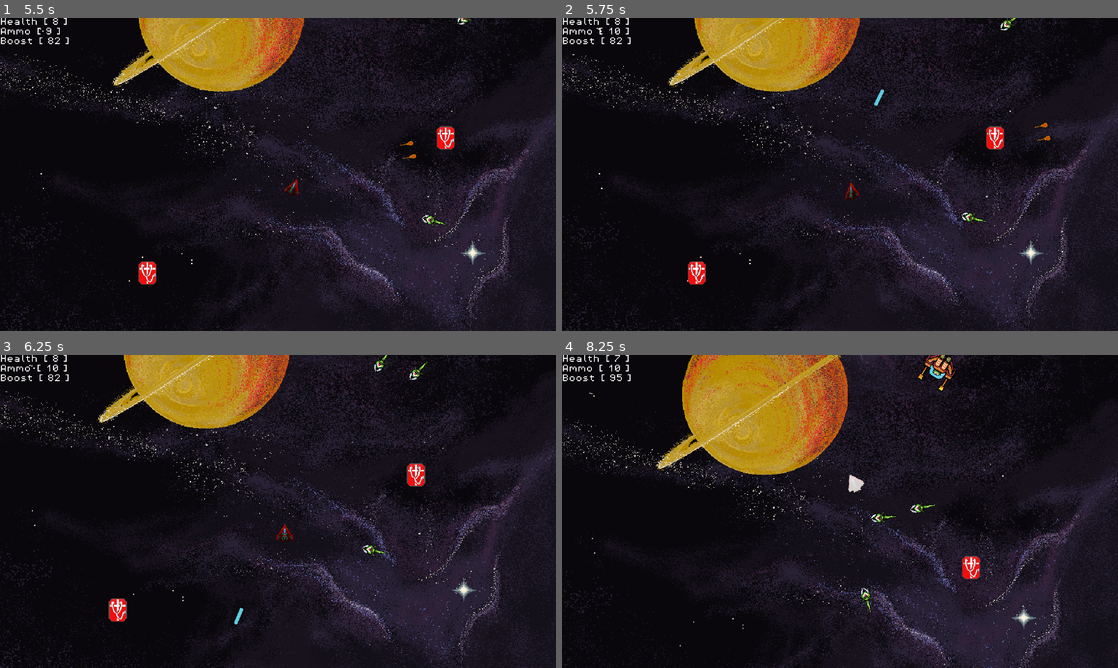
Above: before the commit, frames 1-4 (two rows, left to right).
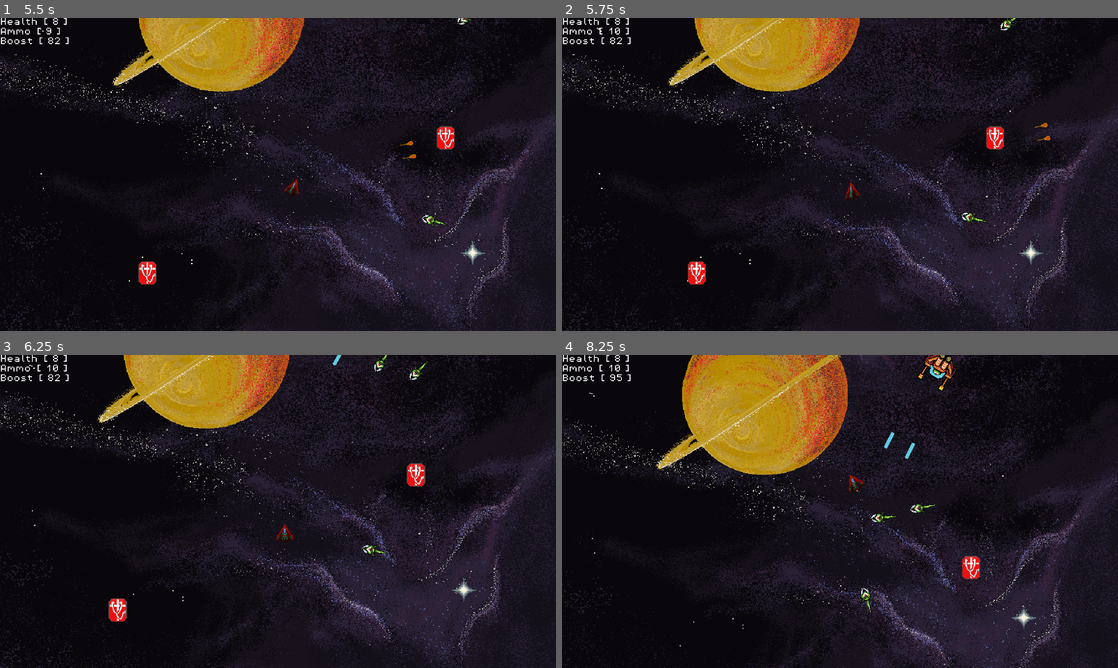
Above: after the commit, the same moments.

Repository: rylanharwood2/Adrift
Game: Godot game, scene res://scenes/game.tscn
Two runs of this game, one before a commit and one after it. Both use one fixed random seed, a clock stepped at 60 frames per second and the inputs below.
Inputs (mouse positions are in pixels of both pictures, inside the frame that each line leads up to):
- Up to frame 1 (5.5 s): tap Enter at 0.5 s; move the mouse to (400, 158) at 0.52 s; hold D (move_right) 0.53-1.25 s; tap Space (shoot) at 0.6, 2.1, 3.8, 5.1 s; click (400, 158) at 0.67 s; drag from (166, 190) to (250, 237) at 1.27 s; tap R (restart) at 2, 3.5 s; move the mouse to (333, 105) at 2.02 s; hold D (move_right) 2.03-2.75 s; click (333, 105) at 2.17 s; drag from (250, 237) to (111, 127) at 2.77 s; move the mouse to (444, 221) at 3.52 s; hold Left (move_left) 3.53-4.25 s; hold Alt (boost) 3.53-4.25 s; click (444, 221) at 3.67 s; drag from (111, 127) to (361, 271) at 4.27 s; move the mouse to (305, 174) at 5.02 s; hold Left (move_left) from 5.03 s (still down); click (305, 174) at 5.17 s
- Up to frame 2 (5.75 s): keep holding Left (move_left)
- Up to frame 3 (6.25 s): release Left (move_left) at 5.75 s; drag from (194, 433) to (450, 358) at 5.77 s
- Up to frame 4 (8.25 s): move the mouse to (962, 495) at 6.52 s; hold W (move_up) 6.53-7.25 s; tap Space (shoot) at 6.6 s; click (962, 495) at 6.67 s; drag from (728, 527) to (951, 401) at 7.27 s; move the mouse to (895, 442) at 8.02 s; hold Left (move_left) from 8.03 s (still down); hold Alt (boost) from 8.03 s (still down); click (895, 442) at 8.17 s

Frame 1 is identical in both runs. In frame 2, less than 0.1% of the frame differs, in the area x 56-58%, y 22-29%; in frame 3, less than 0.1%; in frame 4, 0.4%, in the area x 9-71%, y 0-44%.

Commit message:
Fixes enemy bullets

Diff:
--- a/scenes/capo_enemy.tscn
+++ b/scenes/capo_enemy.tscn
@@ -313,13 +313,18 @@
 frame_progress = 0.884851
 
 [node name="hitbox" type="CollisionShape2D" parent="."]
-position = Vector2(-6, -6.55651e-07)
+position = Vector2(-1.99999, -3.09228e-11)
 rotation = 1.5708
 scale = Vector2(2.55206, 2.11413)
 shape = SubResource("CircleShape2D_rx17m")
 
-[node name="muzzle" type="Marker2D" parent="."]
-position = Vector2(31, 0)
+[node name="left_muzzle" type="Marker2D" parent="."]
+position = Vector2(50, -20)
+rotation = 1.5708
+gizmo_extents = 0.0
+
+[node name="right_muzzle" type="Marker2D" parent="."]
+position = Vector2(50, 20)
 rotation = 1.5708
 gizmo_extents = 0.0
 
--- a/scripts/capo_bullet.gd
+++ b/scripts/capo_bullet.gd
@@ -2,9 +2,19 @@
 
 var bullet_damage = 1
 
+signal fire_animation_done
+
+func _ready():
+	$".".speed = 0
+	$".".animation_finished.connect(_on_animation_finished)
+
+func _on_animation_finished():
+	if $".".animation == "fire":
+		fire_animation_done.emit()
+		laser_shoot()
+
 func play_explosion_animation():
 	$".".play("fire")
-	await get_tree().create_timer(2).timeout
 	"""
 	when shot call this from ready w await
 	play explosion animation
@@ -12,6 +22,7 @@
 	"""
 
 func laser_shoot():
+	$".".speed = 300
 	$".".play("laser")
 	"""
 	give velocity
@@ -27,5 +38,4 @@
 		queue_free()
 
 func _on_ready():
-	await play_explosion_animation()
-	laser_shoot()
+	play_explosion_animation()
--- a/scripts/capo_enemy.gd
+++ b/scripts/capo_enemy.gd
@@ -1,6 +1,7 @@
 extends CharacterBody2D
 
 @onready var target = get_tree().current_scene.get_node("Player")
+@onready var game_world := get_tree().root.get_node("Game")
 var scene = preload("res://scenes/capo_bullet.tscn")
 
 var rand = RandomNumberGenerator.new()
@@ -13,6 +14,9 @@
 
 var targgg = Vector2(0,0)
 var target_angle = Vector2(0,0)
+
+var left_bullet = null
+var right_bullet = null
 
 
 func _ready() -> void:
@@ -42,16 +46,30 @@
 		velocity = -velocity
 		move_and_slide()
 
+	if left_bullet:
+		left_bullet.global_transform = $left_muzzle.global_transform
+	if right_bullet:
+		right_bullet.global_transform = $right_muzzle.global_transform
 
 
 func shoot(_bullet_typey):
-	var bullet = scene.instantiate()
-	bullet.speed *= 2
+	left_bullet = scene.instantiate()
+	right_bullet = scene.instantiate()
 
-	self.add_child(bullet)
-	bullet.global_transform = $muzzle.global_transform
+	game_world.add_child(left_bullet)
+	game_world.add_child(right_bullet)
+
+	left_bullet.fire_animation_done.connect(_on_left_fire_animation_done)
+	right_bullet.fire_animation_done.connect(_on_right_fire_animation_done)
+	left_bullet.global_transform = $left_muzzle.global_transform
+	right_bullet.global_transform = $right_muzzle.global_transform
 	$reload_speed.start()
 
+func _on_left_fire_animation_done():
+	left_bullet = null
+
+func _on_right_fire_animation_done():
+	right_bullet = null
 
 func flash():
 	$AnimatedSprite2D.material.set_shader_parameter("flash_modifier", 0.8)
